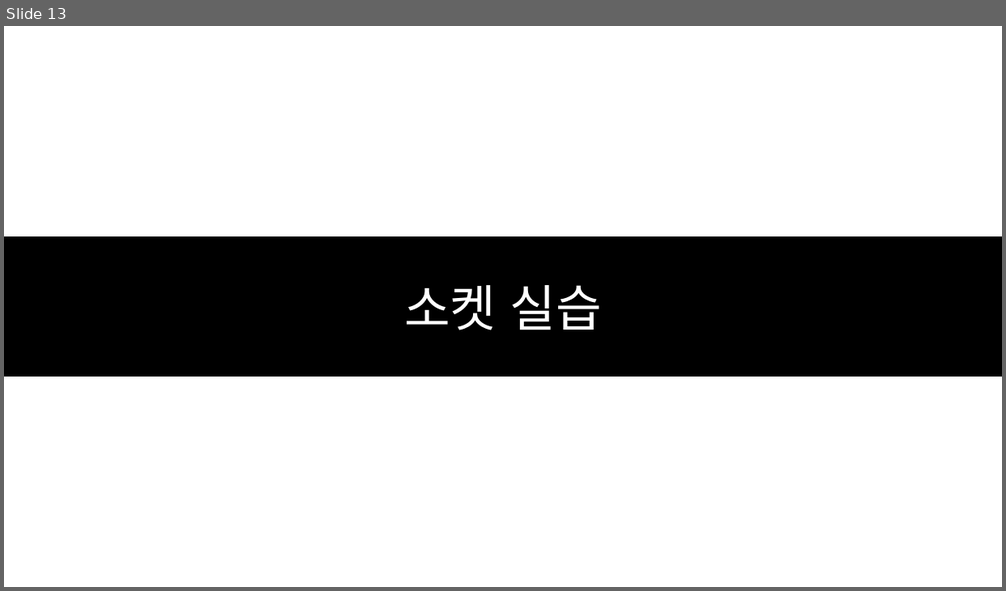
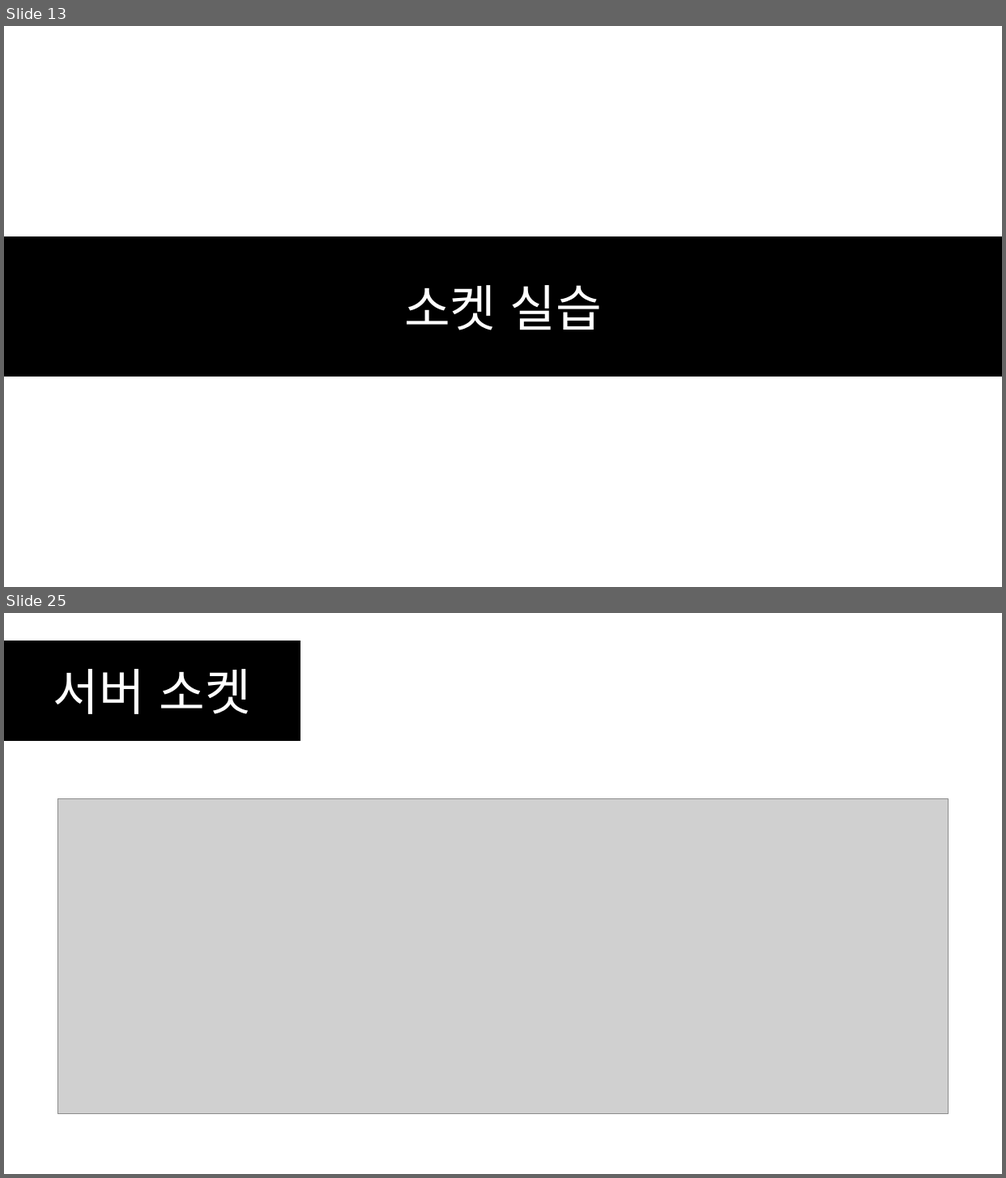
Before and after one commit to SEH00N/SDLU, a slide deck: ServerLecture/PT/2강 소켓 프로그래밍.pptx. Shown one above the other, each under a label of ours: slide 13 before the commit, slides 13 and 25 after it; the slides between them are not shown. The pictures are 1006x591 and 1006x1178 pixels, drawn with LibreOffice and Linux fonts; fonts in the diff are those of the drawing; grey boxes stand for pictures. Boxes give left, top, right and bottom in pixels: in the first picture for what was removed or moved away, otherwise in the second. Text is boxed around its words. In the diff, an @@ line names an element or a change of style, - is before the commit and + after.

```diff
--- a/ServerLecture/PT/2강 소켓 프로그래밍.pptx
+++ b/ServerLecture/PT/2강 소켓 프로그래밍.pptx
@@ slide 25 added at bbox=[4, 613, 1002, 1174], background #FFFFFF @@
@@ rectangle added at bbox=[4, 641, 300, 741], fill #000000, outline #000000 1 pt, 48 pt, text #FFFFFF @@
+서버 소켓
@@ picture added at bbox=[58, 799, 948, 1114] @@
```
Also in this commit, not shown: 19 other slides added, 1 slide removed, 21 other files.
